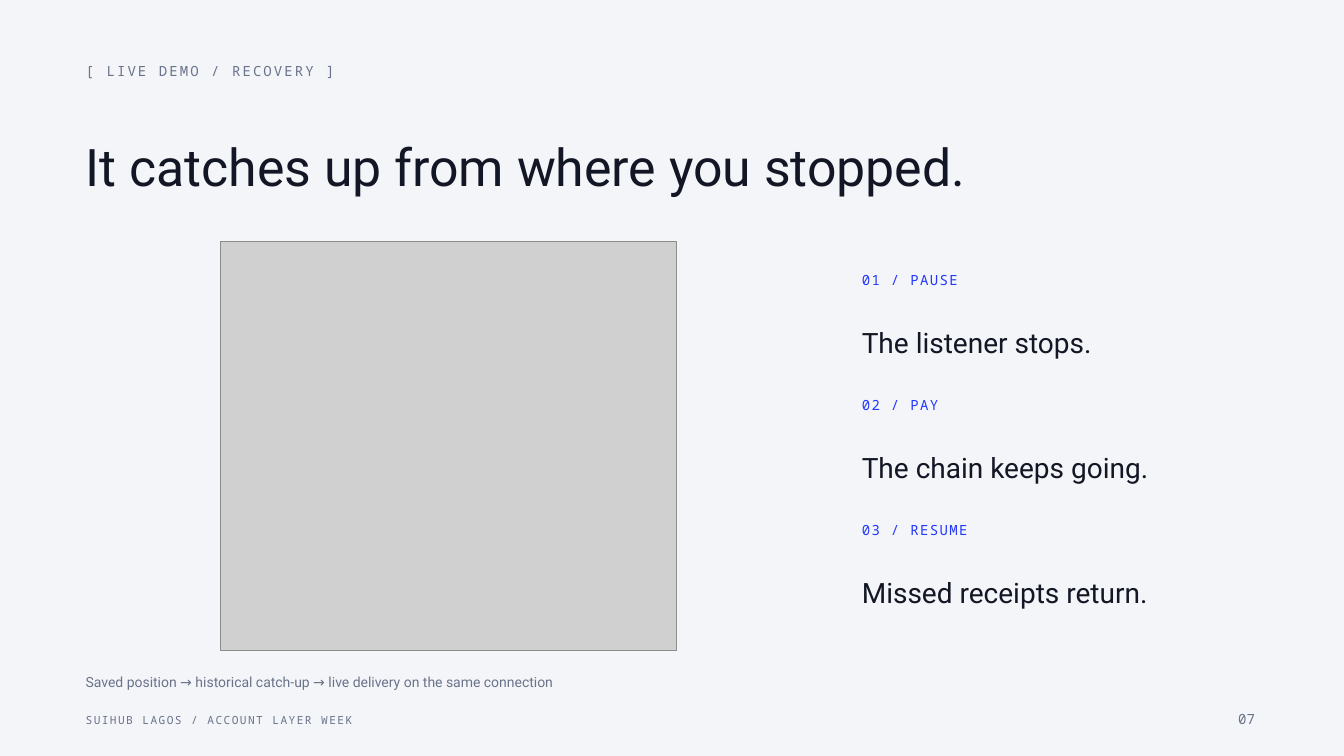
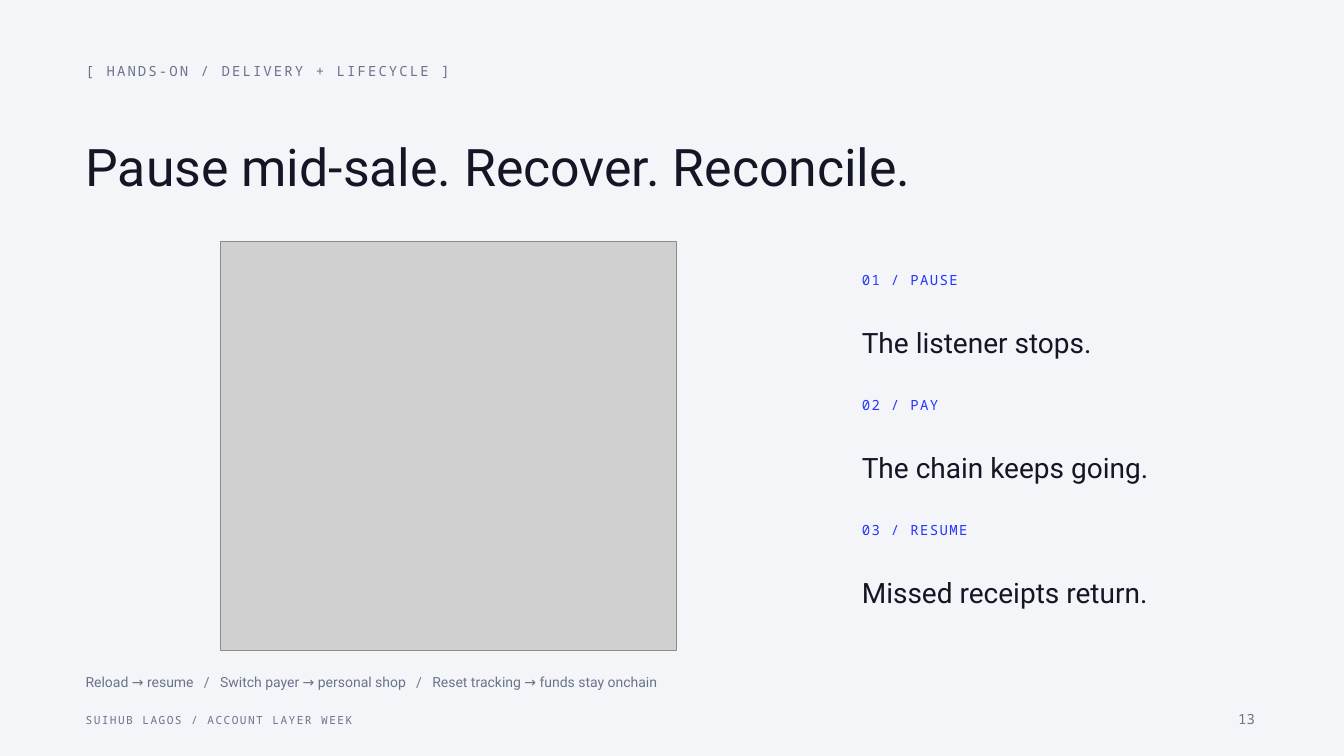
Before and after one commit to Nuel-osas/day3-till, a slide deck: slide 13 of teaching/Day3_Till_Live_Data_Seedless_Style.pptx (slide 7 before the commit). Drawn at 1344x756 pixels with LibreOffice and Linux fonts; fonts in the diff are those of the drawing; grey boxes stand for pictures. Boxes give left, top, right and bottom in pixels: in the first picture for what was removed or moved away, otherwise in the second. Text is boxed around its words. In the diff, an @@ line names an element or a change of style, - is before the commit and + after.

```diff
--- a/teaching/Day3_Till_Live_Data_Seedless_Style.pptx
+++ b/teaching/Day3_Till_Live_Data_Seedless_Style.pptx
@@ text at (x1=107, y1=66, x2=429, y2=76): text changed @@
-[ LIVE DEMO / RECOVERY ]
+[ HANDS-ON / DELIVERY + LIFECYCLE ]
@@ text at (x1=86, y1=147, x2=911, y2=187): text changed @@
-It catches up from where you stopped.
+Pause mid-sale. Recover. Reconcile.
@@ text at (x1=86, y1=676, x2=657, y2=690): text changed @@
-Saved position → historical catch-up → live delivery on the same connection
+Reload → resume / Switch payer → personal shop / Reset tracking → funds stay onchain
@@ text at (x1=1238, y1=714, x2=1255, y2=724): text changed @@
-07
+13
```
Also in this commit, not shown: 9 other slides changed, 5 slides added, 5 slides removed, 5 other files.
